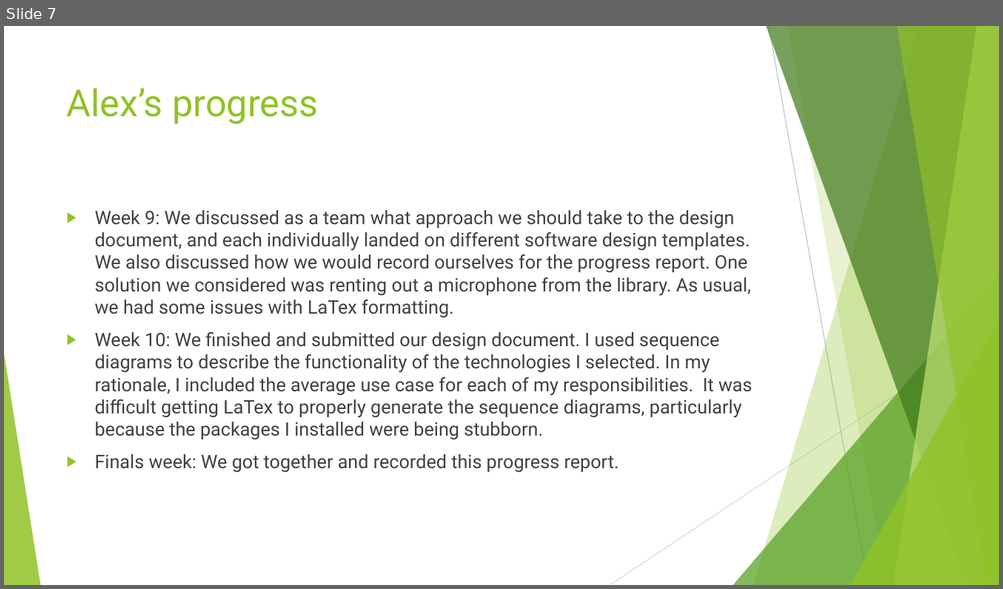
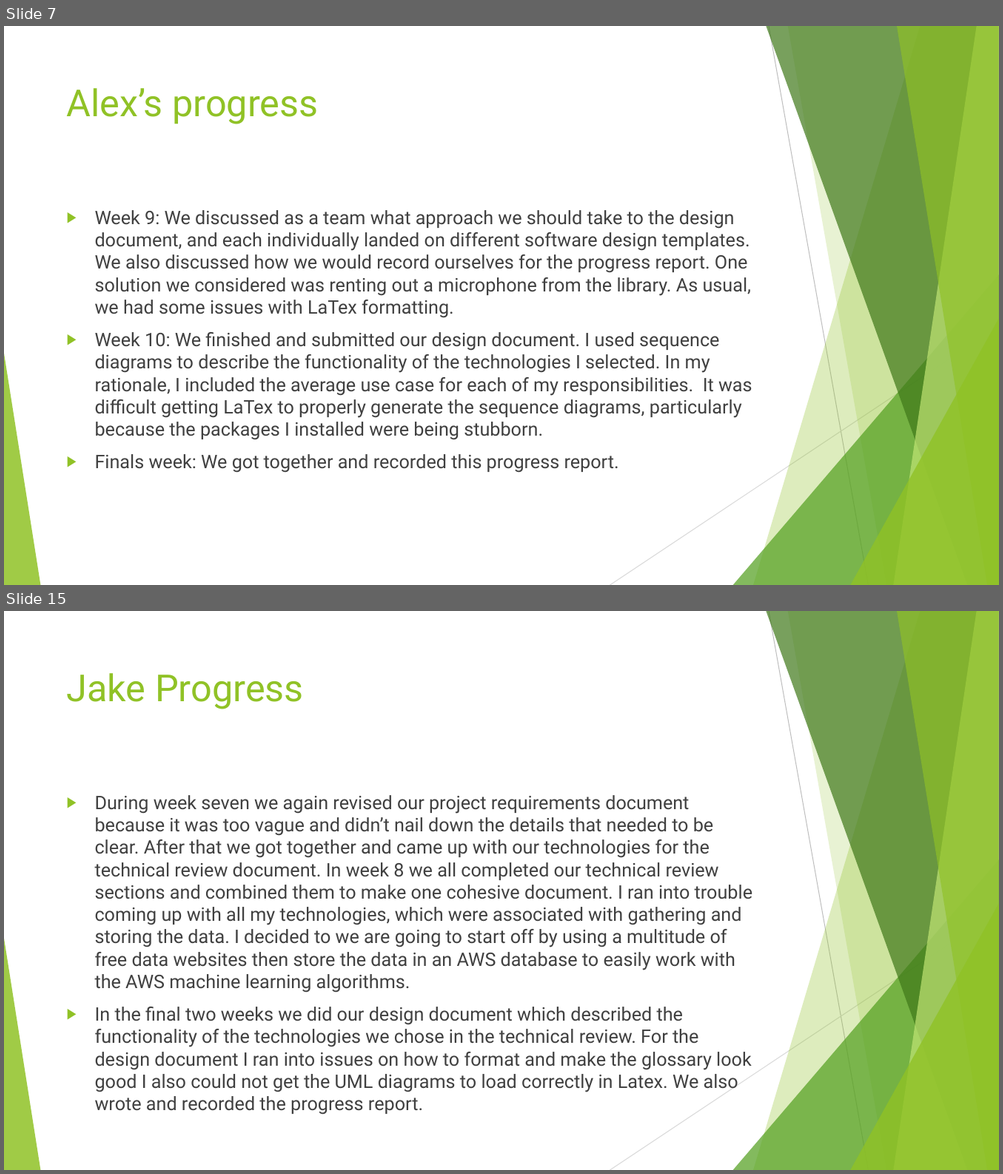
Before and after one commit to AlexDCraig/senior-capstone-project, a slide deck: progressreport/progressreport.pptx. Shown one above the other, each under a label of ours: slide 7 before the commit, slides 7 and 15 after it; the slides between them are not shown. The pictures are 1003x589 and 1003x1174 pixels, drawn with LibreOffice and Linux fonts; fonts in the diff are those of the drawing. Boxes give left, top, right and bottom in pixels: in the first picture for what was removed or moved away, otherwise in the second. Text is boxed around its words. In the diff, an @@ line names an element or a change of style, - is before the commit and + after.

```diff
--- a/progressreport/progressreport.pptx
+++ b/progressreport/progressreport.pptx
@@ slide 15 added at box(4, 611, 999, 1170), background #FFFFFF; not listed: 10 template elements that a slide beside it also shows @@
@@ title added at box(67, 673, 304, 709), 36 pt, text #90C226 @@
+Jake Progress
@@ text added at box(95, 795, 752, 1115), 18 pt, text #404040 @@
+▶ During week seven we again revised our project requirements document because it was too vague and didn’t nail down the details that needed to be clear. After that we got together and came up with our technologies for the technical review document. In week 8 we all completed our technical review sections and combined them to make one cohesive document. I ran into trouble coming up with all my technologies, which were associated with gathering and storing the data. I decided to we are going to start off by using a multitude of free data websites then store the data in an AWS database to easily work with the AWS machine learning algorithms.
+▶ In the final two weeks we did our design document which described the functionality of the technologies we chose in the technical review. For the design document I ran into issues on how to format and make the glossary look good I also could not get the UML diagrams to load correctly in Latex. We also wrote and recorded the progress report.
```
Also in this commit, not shown: 1 slide changed, 7 other slides added, 1 other file.
